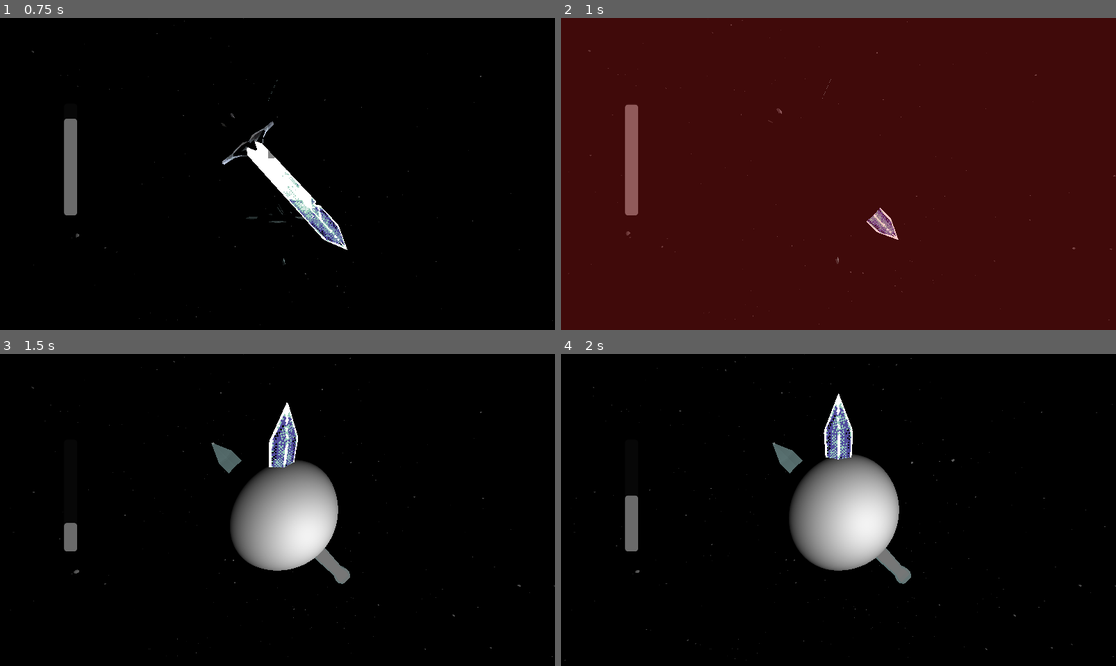
Above: before the commit, frames 1-4 (two rows, left to right).
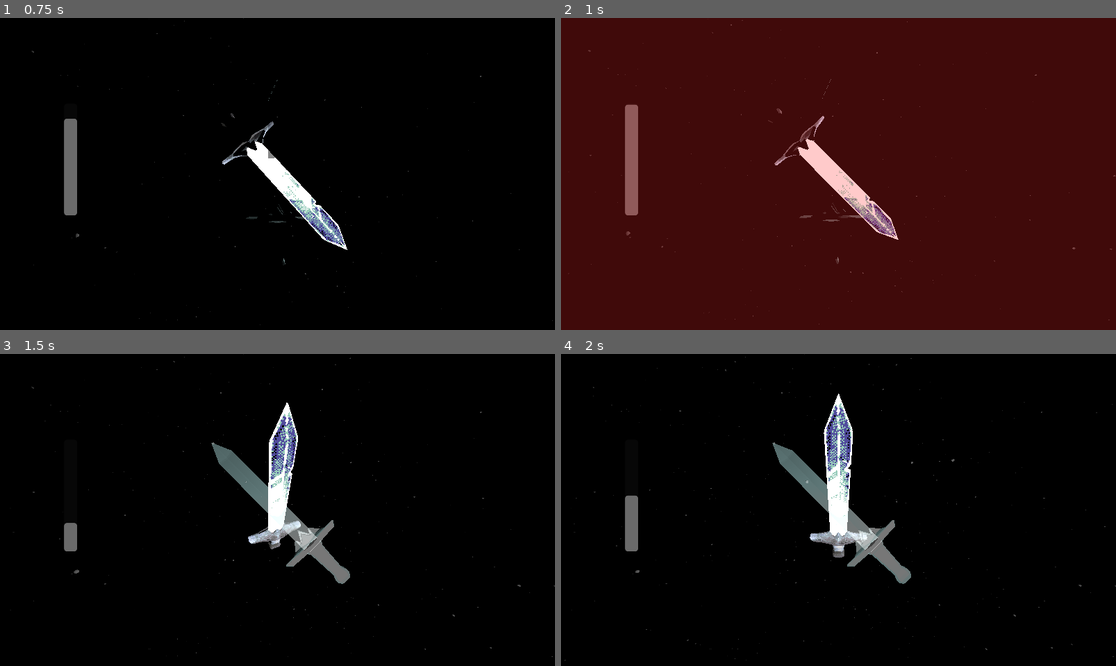
Above: after the commit, the same moments.

Repository: Lukko-Digital/Bladebearer
Game: Godot game, scene res://src/main.tscn
Same seed, same stepped clock (60 frames per second), same inputs: the game is played once before the commit and once after it.
Inputs:
- Up to frame 1 (0.75 s): hold D (right) from 0.53 s (still down); hold Shift (shift) from 0.53 s (still down)
- Up to frame 2 (1 s): keep holding D (right); keep holding Shift (shift)
- Up to frame 3 (1.5 s): release D (right) at 1.28 s; release Shift (shift) at 1.28 s; hold S (backward) from 1.28 s (still down); tap Space (space) at 1.35 s
- Up to frame 4 (2 s): keep holding S (backward)

Frame 1 is identical in both runs. In frame 2, 1.3% of the frame differs, in the area x 38-60%, y 30-66%; in frame 3, 5.3%; in frame 4, 5.7%, in the area x 41-61%, y 32-70%.

Commit message:
swing arm swings with tween

Diff:
--- a/src/swing_arm.gd
+++ b/src/swing_arm.gd
@@ -3,7 +3,13 @@
 
 @onready var arm: Node3D = %Arm
 
+var repositioning = false
+
+func _ready() -> void:
+	swing()
+
 func move_to_swing_position(target_rotation: Vector3):
+	repositioning = true
 	# order matters, rotate z, then x
 	global_position = Vector3.DOWN.rotated(
 		Vector3.BACK, deg_to_rad(target_rotation.z)
@@ -16,3 +22,25 @@
 		0,
 		-target_rotation.z
 	)
+	repositioning = false
+
+func swing():
+	# windup -40 degrees
+	var windup_tween = create_tween()
+	windup_tween.tween_property(
+		self,
+		"rotation_degrees",
+		rotation_degrees - Vector3(0, 0, 40),
+		1
+	).set_trans(Tween.TRANS_CUBIC).set_ease(Tween.EASE_IN_OUT)
+
+	await windup_tween.finished
+
+	# swing +120 degrees
+	var swing_tween = create_tween()
+	swing_tween.tween_property(
+		self,
+		"rotation_degrees",
+		rotation_degrees + Vector3(0, 0, 270),
+		0.7
+	).set_trans(Tween.TRANS_CUBIC).set_ease(Tween.EASE_IN_OUT)
--- a/src/swing_arm.tscn
+++ b/src/swing_arm.tscn
@@ -15,4 +15,5 @@
 transform = Transform3D(1, 0, 0, 0, 1, 0, 0, 0, 1, 0, -6, 0)
 
 [node name="MeshInstance3D" type="MeshInstance3D" parent="Arm"]
+visible = false
 mesh = SubResource("SphereMesh_fi17x")
